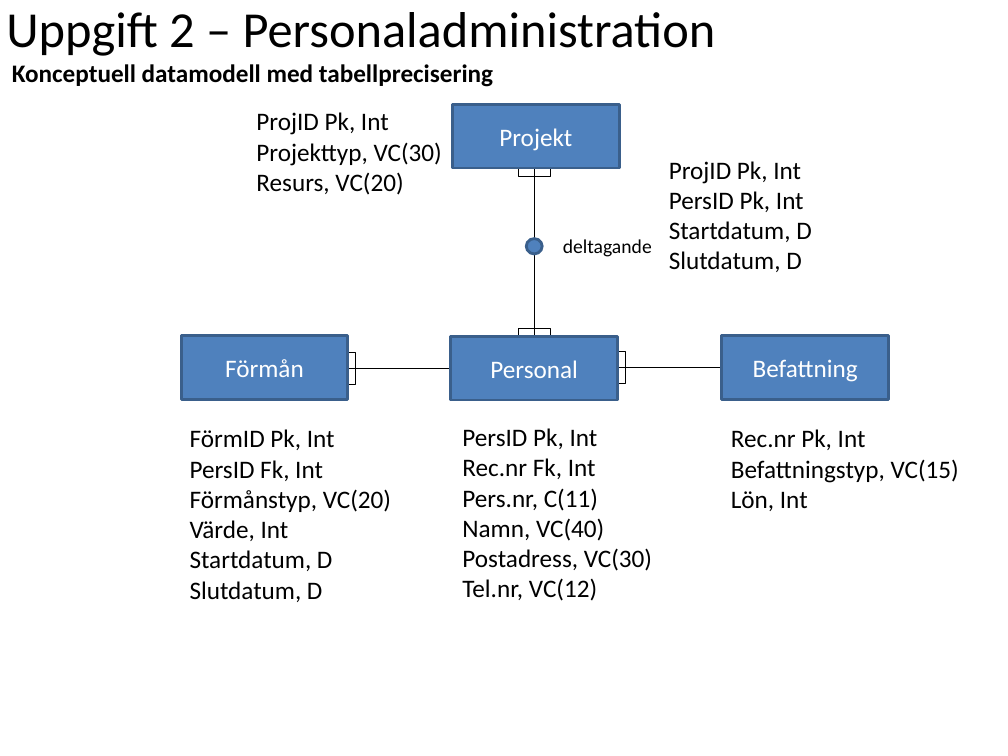
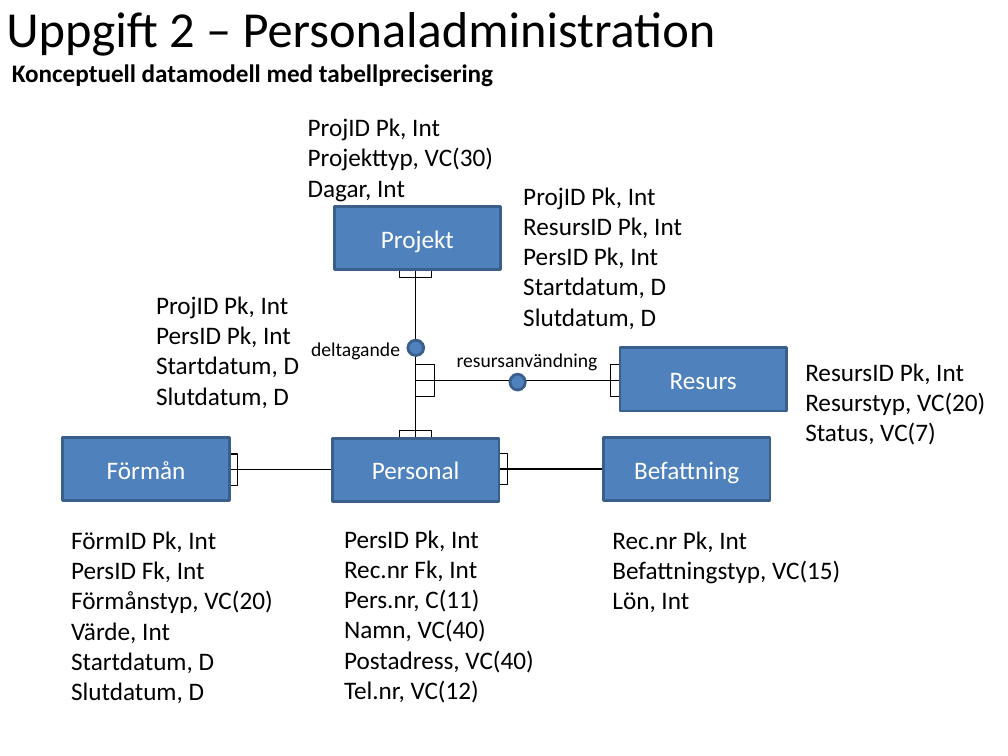
Before and after one commit to ed222an/Databasteknik, a slide deck: slide 5 of Labb 2/Laboration2.pptx. Drawn at 1008x756 pixels with LibreOffice and Linux fonts; fonts in the diff are those of the drawing. Boxes give left, top, right and bottom in pixels: in the first picture for what was removed or moved away, otherwise in the second. Text is boxed around its words. In the diff, an @@ line names an element or a change of style, - is before the commit and + after.

```diff
--- a/Labb 2/Laboration2.pptx
+++ b/Labb 2/Laboration2.pptx
@@ text "ProjID Pk, Int": place and size @@
-text "ProjID Pk, Int" at (256,112,442,195)
+text "ProjID Pk, Int" at (308,118,493,202)
@@ text at (308,180,405,202): text changed @@
-Resurs, VC(20)
+Dagar, Int
@@ text added at (523,187,682,329), 18 pt, text #000000 @@
+ProjID Pk, Int
+ResursID Pk, Int
+PersID Pk, Int
+Startdatum, D
+Slutdatum, D
@@ text "ProjID Pk, Int": place and size @@
-text "ProjID Pk, Int" at (669,161,811,272)
+text "ProjID Pk, Int" at (156,296,299,408)
@@ text "deltagande": place and size @@
-text "deltagande" at (563,239,652,257)
+text "deltagande" at (311,342,400,360)
@@ text added at (457,353,598,371), 14 pt, text #000000 @@
+resursanvändning
@@ rectangle added at (620,348,786,411), fill #4F81BD, outline #3A5F8C 2 pt, 18 pt, text #FFFFFF @@
+Resurs
@@ line added from (505, 381) to (416, 381), #000000 0.75 pt @@
@@ rectangle added at (416,365,434,397), outline #000000 0.75 pt @@
@@ line added from (495, 381) to (620, 381), #000000 0.75 pt @@
@@ ellipse added at (511,373,526,390), fill #4F81BD, outline #3A5F8C 2 pt @@
@@ rectangle added at (611,365,620,397), outline #000000 0.75 pt @@
@@ text added at (805,363,985,445), 18 pt, text #000000 @@
+ResursID Pk, Int
+Resurstyp, VC(20)
+Status, VC(7)
@@ 8 rectangles, 4 lines, 3 texts, 1 ellipse: place and size @@
-8 rectangles, 4 lines, 3 texts, 1 ellipse at (181,105,959,602)
+8 rectangles, 4 lines, 3 texts, 1 ellipse at (62,207,840,703)
@@ text at (344,650,533,673): text changed @@
-Postadress, VC(30)
+Postadress, VC(40)
```
Also in this commit, not shown: 4 other slides changed.
